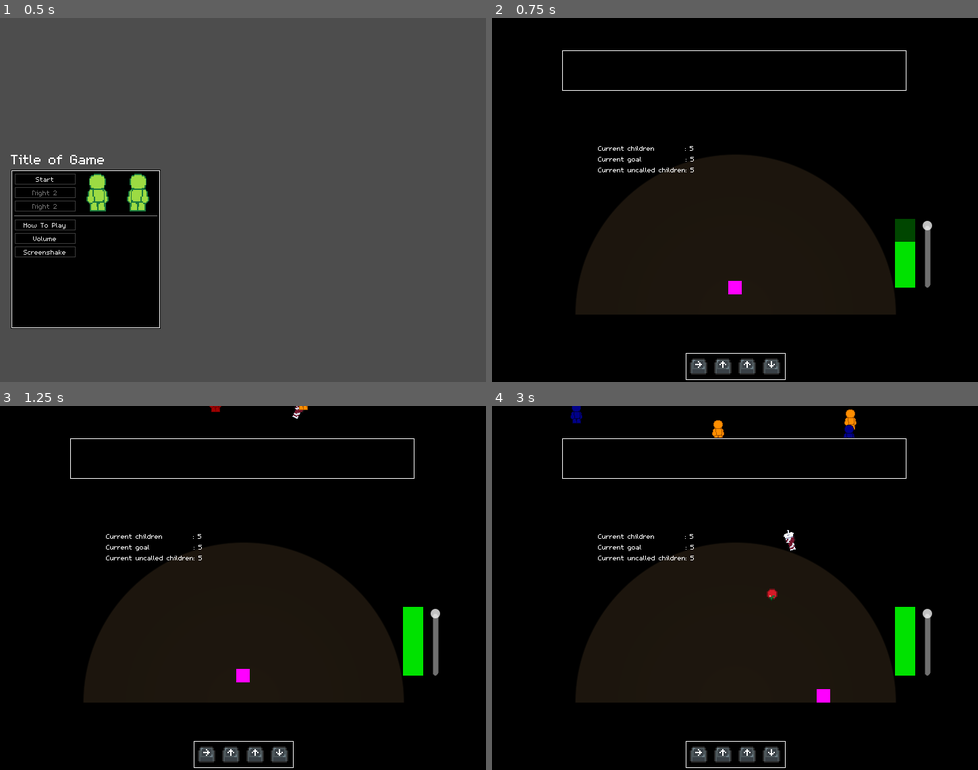
Above: before the commit, frames 1-4 (two rows, left to right).
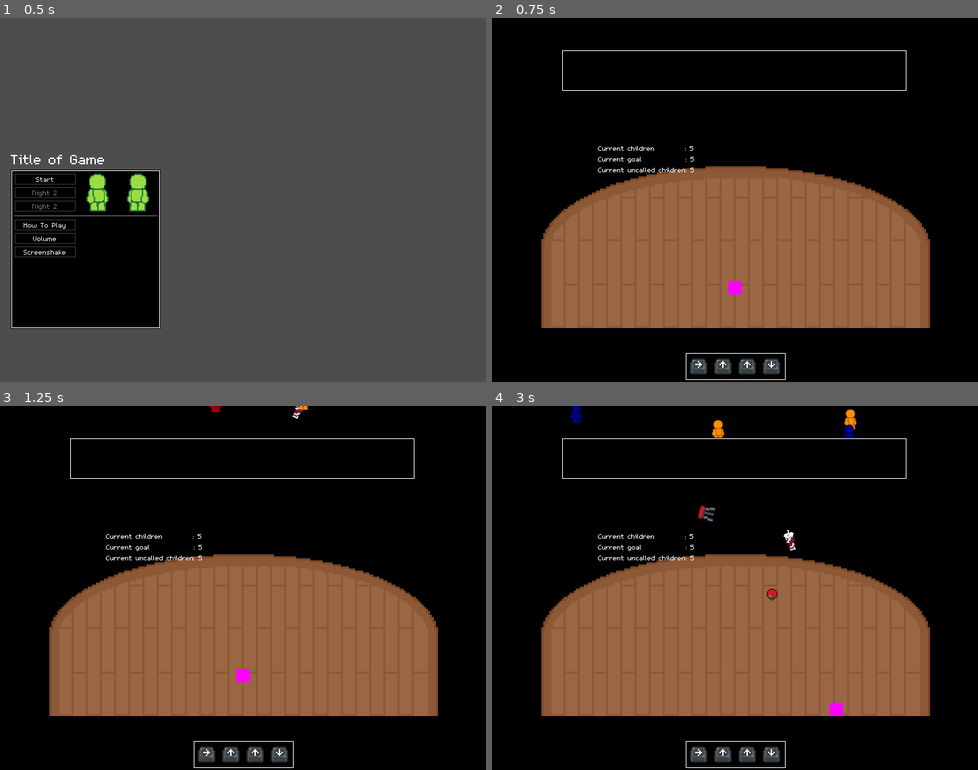
Above: after the commit, the same moments.

Repository: InRe-Dan/MiniJameGam34
Game: Godot game, scene res://menus/main_menu.tscn
Same seed, same stepped clock (60 frames per second), same inputs: the game is played once before the commit and once after it.
Inputs:
- Up to frame 1 (0.5 s): no input
- Up to frame 2 (0.75 s): click "Start" at 0.5 s
- Up to frame 3 (1.25 s): no input
- Up to frame 4 (3 s): hold D (move_right) 1.28-2.03 s; hold S (move_down) 2.03-2.78 s; hold D (move_right) from 2.78 s (still down)

Frame 1 is identical in both runs. In frame 2, 32% of the frame differs, in the area x 10-91%, y 37-86%; in frame 3, 32%; in frame 4, 32%, in the area x 10-91%, y 27-86%.

Commit message:
Added stage and chair graphic

Diff:
--- a/Hazard/Hazards/chair.tscn
+++ b/Hazard/Hazards/chair.tscn
@@ -1,6 +1,10 @@
-[gd_scene load_steps=2 format=3 uid="uid://cn6cudnyv88qp"]
+[gd_scene load_steps=4 format=3 uid="uid://cn6cudnyv88qp"]
 
 [ext_resource type="PackedScene" uid="uid://bcudix53js4vw" path="res://Hazard/hazard.tscn" id="1_tokcb"]
+[ext_resource type="Texture2D" uid="uid://8hqjqnjw3e8x" path="res://Assets/Pixel_art/stool.png" id="2_k36ew"]
+
+[sub_resource type="CircleShape2D" id="CircleShape2D_8ff16"]
+radius = 5.0
 
 [node name="Chair" instance=ExtResource("1_tokcb")]
 speed = 150.0
@@ -8,4 +12,7 @@
 hitstun = 1.4
 
 [node name="Sprite2D" parent="." index="0"]
-modulate = Color(0.36, 0.21, 0, 1)
+texture = ExtResource("2_k36ew")
+
+[node name="CollisionShape2D" parent="." index="1"]
+shape = SubResource("CircleShape2D_8ff16")
--- a/Main/main.tscn
+++ b/Main/main.tscn
@@ -1,7 +1,8 @@
-[gd_scene load_steps=29 format=3 uid="uid://dw5auj6i3fjfj"]
+[gd_scene load_steps=28 format=3 uid="uid://dw5auj6i3fjfj"]
 
 [ext_resource type="Script" path="res://Main/main.gd" id="1_5t87c"]
 [ext_resource type="PackedScene" uid="uid://c757dhd4hepca" path="res://Player/player.tscn" id="1_bg8e3"]
+[ext_resource type="Texture2D" uid="uid://di2tdg70wmxu5" path="res://Assets/Pixel_art/Stage_192x80.png" id="2_sxipl"]
 [ext_resource type="Script" path="res://Hazard/hazard_manager.gd" id="3_lubpb"]
 [ext_resource type="Script" path="res://Jokes/joke_system.gd" id="3_wbmed"]
 [ext_resource type="Script" path="res://Main/audience_manager.gd" id="4_8158h"]
@@ -20,17 +21,6 @@
 [sub_resource type="GradientTexture2D" id="GradientTexture2D_syp3o"]
 gradient = SubResource("Gradient_4vja1")
 
-[sub_resource type="Gradient" id="Gradient_1mcgo"]
-offsets = PackedFloat32Array(0, 0.654676, 0.66187)
-colors = PackedColorArray(0.12, 0.09192, 0.0576, 1, 0.11, 0.08426, 0.0528, 1, 0, 0, 0, 0)
-
-[sub_resource type="GradientTexture2D" id="GradientTexture2D_wc5b8"]
-gradient = SubResource("Gradient_1mcgo")
-width = 512
-height = 512
-fill = 1
-fill_from = Vector2(0.5, 0.5)
-
 [sub_resource type="Resource" id="Resource_wi5i0"]
 script = ExtResource("4_o1nxd")
 hazard = ExtResource("5_l85j4")
@@ -83,18 +73,19 @@
 scale = Vector2(12.75, 9.84375)
 texture = SubResource("GradientTexture2D_syp3o")
 
-[node name="PlaceholderStage" type="Sprite2D" parent="."]
+[node name="Stage" type="Sprite2D" parent="."]
+self_modulate = Color(0.75, 0.75, 0.75, 1)
 z_index = -10
-position = Vector2(361, 312)
-texture = SubResource("GradientTexture2D_wc5b8")
-region_enabled = true
+position = Vector2(361, 340)
+scale = Vector2(3, 3)
+texture = ExtResource("2_sxipl")
 region_rect = Rect2(0, 0, 512, 256)
 
 [node name="Player" parent="." instance=ExtResource("1_bg8e3")]
 position = Vector2(360, 400)
 collision_mask = 34
-movement_speed = 140.0
-acceleration = 24.0
+movement_speed = 160.0
+acceleration = 28.0
 
 [node name="HazardManager" type="Node2D" parent="."]
 script = ExtResource("3_lubpb")
@@ -129,27 +120,30 @@
 shape = SubResource("WorldBoundaryShape2D_0helb")
 
 [node name="BottomWall" type="CollisionShape2D" parent="Collision/WorldBounds"]
-position = Vector2(358, 440)
+position = Vector2(358, 460)
 shape = SubResource("WorldBoundaryShape2D_ybwdi")
 
 [node name="Stage" type="StaticBody2D" parent="Collision"]
+position = Vector2(360, 500)
 collision_layer = 16
 collision_mask = 0
 
 [node name="CollisionPolygon2D" type="CollisionPolygon2D" parent="Collision/Stage"]
 position = Vector2(0, -40)
-polygon = PackedVector2Array(121, 478, 135, 402, 168, 336, 231, 278, 294, 249, 362, 241, 427, 251, 485, 277, 534, 317, 574, 374, 594, 438, 600, 530, 119, 529, 122, 510, 122, 510)
+polygon = PackedVector2Array(-280, 0, 280, 0, 280, -130, 260, -160, 200, -195, 80, -225, -80, -225, -200, -195, -260, -160, -280, -130)
 
 [node name="SpectatorArea" type="StaticBody2D" parent="Collision"]
-position = Vector2(360, 480)
+position = Vector2(360, 500)
 collision_layer = 2
 collision_mask = 0
 
 [node name="Bounds" type="CollisionPolygon2D" parent="Collision/SpectatorArea"]
 position = Vector2(0, -40)
-polygon = PackedVector2Array(240, 0, 236.354, -41.676, 225.526, -82.085, 207.846, -120, 183.851, -154.269, 154.269, -183.851, 120, -207.846, 82.085, -225.526, 41.676, -236.354, 0, -240, -41.676, -236.354, -82.085, -225.526, -120, -207.846, -154.269, -183.851, -183.851, -154.269, -207.846, -120, -225.526, -82.085, -236.354, -41.676, -240, 0, -360, 0, -360, -480, 360, -480, 360, 0)
+build_mode = 1
+polygon = PackedVector2Array(-280, 0, 280, 0, 280, -130, 260, -160, 200, -195, 80, -225, -80, -225, -200, -195, -260, -160, -280, -130)
 
 [node name="Control" type="Control" parent="."]
+visible = false
 layout_mode = 3
 anchors_preset = 15
 anchor_right = 1.0
@@ -218,6 +212,7 @@
 text = "Debug text"
 
 [node name="VSlider" type="VSlider" parent="."]
+visible = false
 custom_minimum_size = Vector2(0, 100)
 offset_left = 637.0
 offset_top = 300.0
Not shown, added: Assets/Pixel_art/Stage_192x80.png.import
Binary file added: Assets/Pixel_art/stool.png
Not shown, added: Assets/Pixel_art/stool.png.import
